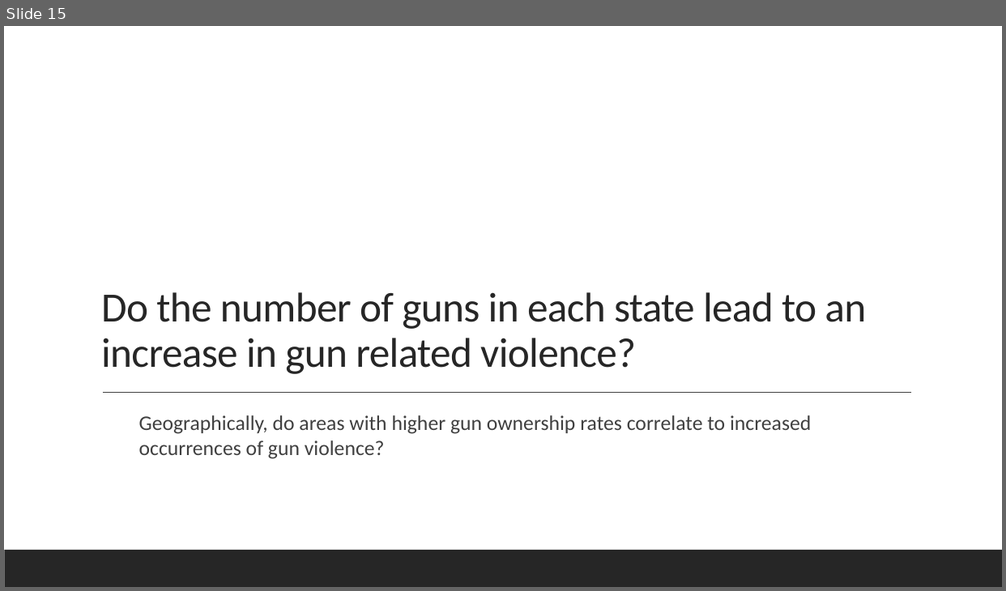
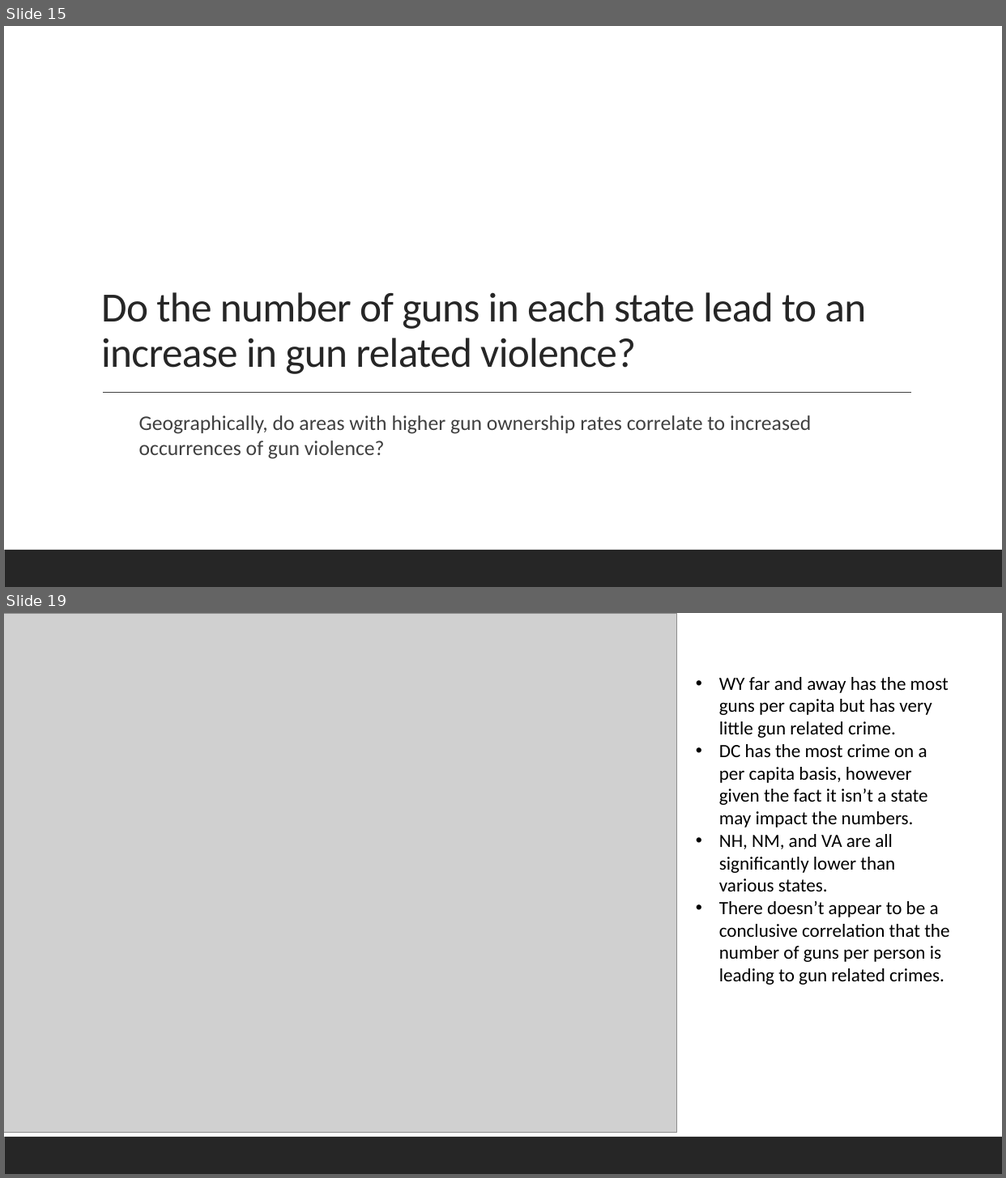
Before and after one commit to KyleYounghans/GunViolenceDataAnalysis, a slide deck: Gun Violence in the US (07.18.19).pptx. Shown one above the other, each under a label of ours: slide 15 before the commit, slides 15 and 19 after it; the slides between them are not shown. The pictures are 1006x591 and 1006x1178 pixels, drawn with LibreOffice and Linux fonts; fonts in the diff are those of the drawing; grey boxes stand for pictures. Boxes give left, top, right and bottom in pixels: in the first picture for what was removed or moved away, otherwise in the second. Text is boxed around its words. In the diff, an @@ line names an element or a change of style, - is before the commit and + after.

```diff
--- a/Gun Violence in the US (07.18.19).pptx
+++ b/Gun Violence in the US (07.18.19).pptx
@@ slide 19 added at (4, 613, 1002, 1174), background #FFFFFF; not listed: 1 template element that a slide beside it also shows @@
@@ picture added at (4, 613, 677, 1132) @@
@@ text added at (719, 677, 949, 985), 18 pt, text #000000 @@
+• WY far and away has the most guns per capita but has very little gun related crime.
+• DC has the most crime on a per capita basis, however given the fact it isn’t a state may impact the numbers.
+• NH, NM, and VA are all significantly lower than various states.
+• There doesn’t appear to be a conclusive correlation that the number of guns per person is leading to gun related crimes.
```
Also in this commit, not shown: 1 slide changed, 6 other slides added, 1 slide removed, 19 other files.
